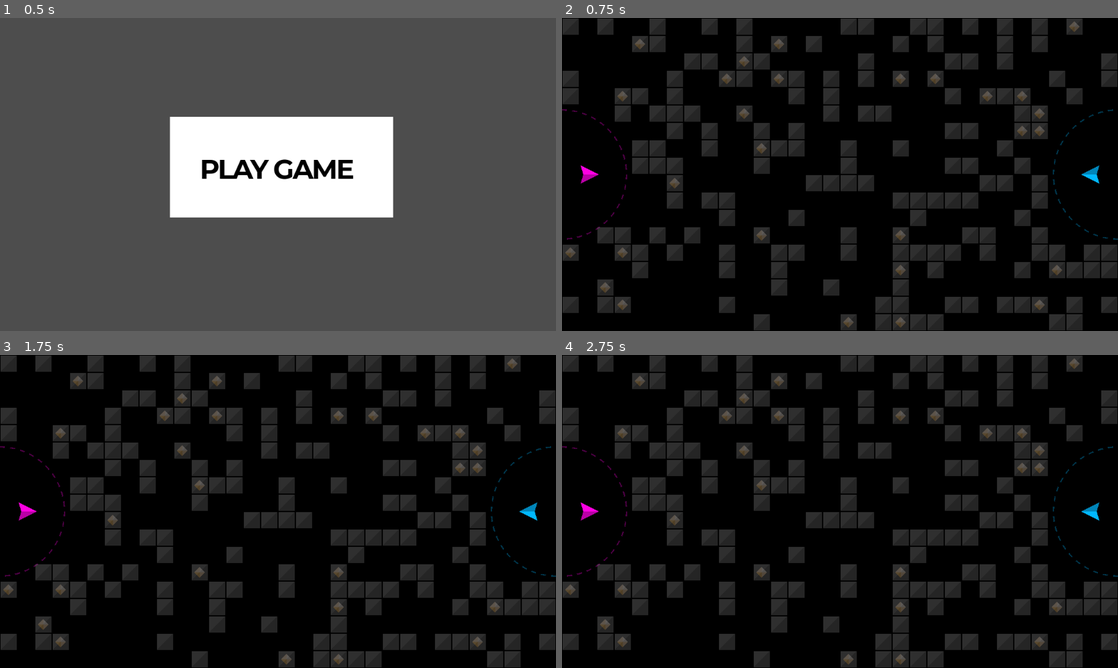
Above: before the commit, frames 1-4 (two rows, left to right).
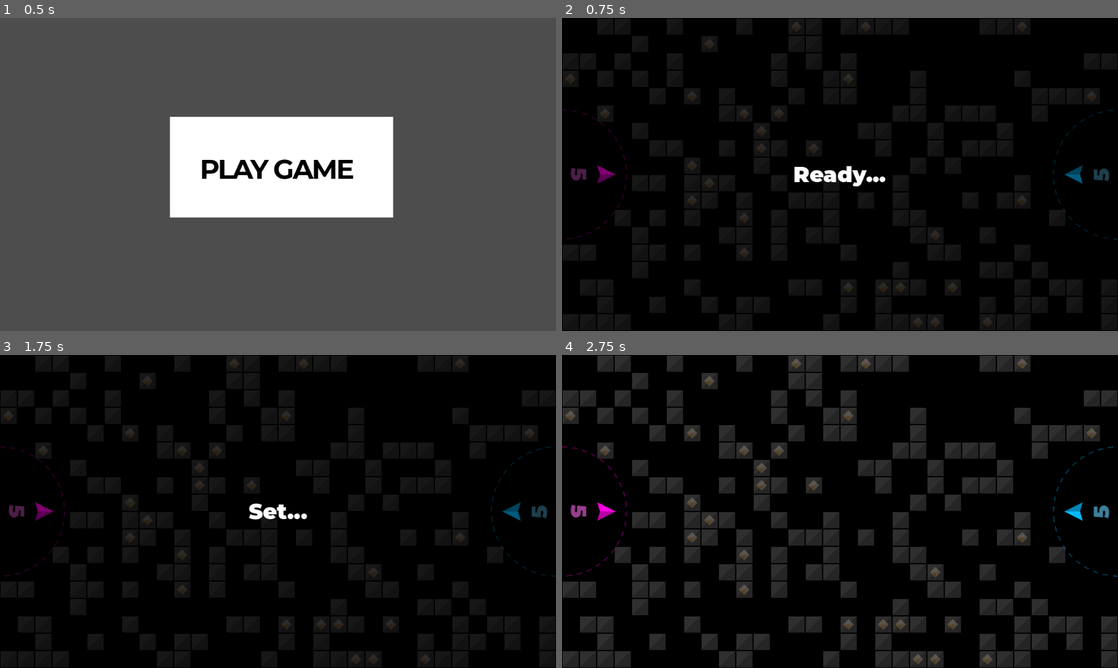
Above: after the commit, the same moments.

Repository: outrightmental/Blockbusters
Game: Godot game, scene res://scenes/main.tscn
Two runs of this game, one before a commit and one after it. Both use one fixed random seed, a clock stepped at 60 frames per second and the inputs below.
Inputs (mouse positions are in pixels of both pictures, inside the frame that each line leads up to):
- Up to frame 1 (0.5 s): no input
- Up to frame 2 (0.75 s): click (845, 165) at 0.5 s
- Up to frame 3 (1.75 s): tap Enter (ui_accept) at 1.25, 1.52 s; hold Right (ui_right) from 1.28 s (still down)
- Up to frame 4 (2.75 s): tap Enter (ui_accept) at 2, 2.27 s; release Right (ui_right) at 2.03 s; hold Down (ui_down) from 2.03 s (still down)

Frame 1 is identical in both runs. In frame 2, 20% of the frame differs, in the area x 0-100%, y 0-100%; in frame 3, 20%; in frame 4, 37%.

Commit message:
Scoring (#25)
- Each player starts with a score of 5 which is displayed on their side facing them
- Firing a projectile costs a player 1 point
- If a player has only 1 point, they cannot fire a projectile -- some kind of error visual/sound happens to indicate this
- Ship collects gems and delivers them to home for 2 points each -- visual confirmation of point scored
- If player sends a projectile that explodes within radius to disable the other player's ship, or their own ship, the player responsible for sending the projectile loses 3 points
- First player to 10 points wins
- First player to 0 points loses

Diff:
--- a/global/config.gd
+++ b/global/config.gd
@@ -14,4 +14,5 @@
 const PLAYER_SHIP_PROJECTILE_EXPLOSIVE_ACCELERATION: float     = 500.0
 const PLAYER_SHIP_PROJECTILE_EXPLOSIVE_MAX_VELOCITY: float     = 2000.0
 # player initial score
-const PLAYER_INITIAL_SCORE: int = 0
+const PLAYER_INITIAL_SCORE: int = 5
+const PLAYER_VICTORY_SCORE: int = 10
--- /dev/null
+++ b/global/game.gd
@@ -0,0 +1,59 @@
+extends Node
+
+# All available signals -- use these constants to reference them to avoid typos
+signal reset_game
+signal update_score(score: Dictionary)
+signal player_did_launch_projectile(player_num: int)
+signal player_did_collect_gem(player_num: int)
+signal player_did_harm(player_num: int)
+
+# Keeping track of the score
+@onready var score: Dictionary = {
+									 1: 0,
+									 2: 0,
+								 }
+
+
+# Check if the player can launch a projectile
+func player_can_launch_projectile(player_num: int) -> bool:
+	if score.has(player_num):
+		return score[player_num] > 1
+	else:
+		print("No score found for player_num: ", player_num)
+		return false
+
+
+func _ready() -> void:
+	reset_game.connect(_do_reset_game)
+	player_did_launch_projectile.connect(_on_player_launch_projectile)
+	player_did_collect_gem.connect(_on_player_collect_gem)
+	player_did_harm.connect(_on_player_harm)
+
+
+func _do_reset_game() -> void:
+	score[1] = Config.PLAYER_INITIAL_SCORE
+	score[2] = Config.PLAYER_INITIAL_SCORE
+	print("[GAME] Resetting game score to: ", score)
+	_update()
+
+
+func _on_player_launch_projectile(player_num: int) -> void:
+	score[player_num] = clamp(score[player_num] - 1, 0, Config.PLAYER_VICTORY_SCORE)
+	print("[GAME] Player %d launched projectile, new score: %d" % [player_num, score[player_num]])
+	_update()
+
+
+func _on_player_collect_gem(player_num: int) -> void:
+	score[player_num] = clamp(score[player_num] + 2, 0, Config.PLAYER_VICTORY_SCORE)
+	print("[GAME] Player %d collected gem, new score: %d" % [player_num, score[player_num]])
+	_update()
+
+
+func _on_player_harm(player_num: int) -> void:
+	score[player_num] = clamp(score[player_num] - 3, 0, Config.PLAYER_VICTORY_SCORE)
+	print("[GAME] Player %d did harm, new score: %d" % [player_num, score[player_num]])
+	_update()
+
+
+func _update():
+	update_score.emit(score)
--- a/global/scoring.gd
+++ /dev/null
@@ -1,28 +0,0 @@
-extends Node
-
-# Keeping track of the score
-@onready var score: Dictionary = {
-									 1: 0,
-									 2: 0,
-								 }
-
-
-func _ready() -> void:
-	SignalBus.reset_game.connect(_do_reset_game)
-	SignalBus.projectile_explosive_launched.connect(_on_projectile_explosive_launched)
-
-
-func _do_reset_game() -> void:
-	score[1] = Config.PLAYER_INITIAL_SCORE
-	score[2] = Config.PLAYER_INITIAL_SCORE
-	print("[SCORE] Did reset game")
-	_update()
-
-
-func _on_projectile_explosive_launched(player_num: int) -> void:
-	score[player_num] -= 1
-	_update()
-
-
-func _update():
-	SignalBus.update_score.emit(score)
--- a/global/signal_bus.gd
+++ /dev/null
@@ -1,6 +0,0 @@
-extends Node
-
-# All available signals -- use these constants to reference them to avoid typos
-signal reset_game
-signal update_score(score: Dictionary)
-signal projectile_explosive_launched(player_num: int, projectile: Node)
--- a/models/block/block.gd
+++ b/models/block/block.gd
@@ -4,6 +4,7 @@
 # Constants
 const BREAK_APART_VELOCITY: int = 50
 const INNER_GEM_ALPHA: float    = 0.3
+const LINEAR_DAMP: float        = 0.1
 # Variables
 var gem: Node = null
 
@@ -13,6 +14,7 @@
 
 # Called when the node enters the scene tree for the first time.
 func _ready() -> void:
+	set_linear_damp(LINEAR_DAMP)
 	if has_gem:
 		_add_gem()
 	pass
--- a/models/effect/explosion.gd
+++ b/models/effect/explosion.gd
@@ -1,11 +1,15 @@
 extends Node2D
 
+# Player number to identify the projectile
+@export var player_num: int = 0
+# Constants
+const LIFETIME_MSEC: int           = 200
+const CRITICAL_RADIUS_RATIO: float = 0.38
+const EXPLOSION_FORCE: int         = 5000
+# Variables
 var instantiated_at_ticks_msec: float = 0.0
 var explosive_radius: float           = 0.0
 var critical_radius: float            = 0.0
-const LIFETIME_MSEC: int              = 200
-const CRITICAL_RADIUS_RATIO: float    = 0.38
-const EXPLOSION_FORCE: int            = 5000
 
 
 # Called when the node enters the scene tree for the first time.
@@ -23,7 +27,7 @@
 	if body is Block and diff.length() <= critical_radius:
 		body.do_break()
 	if body is Ship and diff.length() <= critical_radius:
-		body.do_disable()
+		body.do_disable(player_num)
 
 
 # Called every frame. 'delta' is the elapsed time since the previous frame.
--- a/models/player/home.gd
+++ b/models/player/home.gd
@@ -18,6 +18,7 @@
 # Called when another body enters the collission area
 func _on_body_entered(body: Node2D) -> void:
 	if body is Gem:
+		Game.player_did_collect_gem.emit(player_num)
 		body.queue_free()
 	pass
 
--- a/models/player/projectile_explosive.gd
+++ b/models/player/projectile_explosive.gd
@@ -1,7 +1,7 @@
 class_name ProjectileExplosive
 extends Collidable
 
-# Player number to identify the ship
+# Player number to identify the projectile
 @export var player_num: int = 0
 
 
@@ -23,6 +23,7 @@
 func _on_body_entered(_other: Node) -> void:
 	var explosion: Node = preload("res://models/effect/explosion.tscn").instantiate()
 	explosion.position = position
+	explosion.player_num = player_num
 	explosion.set_owner(owner)
 	self.get_parent().call_deferred("add_child", explosion)
 	# Remove this projectile from the stage
--- /dev/null
+++ b/models/player/score.gd
@@ -0,0 +1,38 @@
+class_name Score
+extends Node2D
+
+# Constants
+const COLOR_SV_RATIO: float = 0.6
+
+
+# Player number to identify the home
+@export var player_num: int = 0
+
+
+# Called when the node enters the scene tree for the first time.
+func _ready() -> void:
+	Game.update_score.connect(_on_update_score)
+	_set_color()
+
+
+# Set the colors of the ship based on player_num
+func _set_color() -> void:
+	if player_num in Config.PLAYER_COLORS:
+		$Text.set("theme_override_colors/default_color",Util.color_at_sv_ratio(Config.PLAYER_COLORS[player_num][0], COLOR_SV_RATIO))
+	else:
+		print("No colors found for player_num: ", player_num)
+	pass
+
+
+# Update the score for this player
+func _on_update_score(score: Dictionary) -> void:
+	if score.has(player_num):
+		$Text.set_text(str(score[player_num]))
+	else:
+		print("No score found for player_num: ", player_num)
+	pass
+
+
+# Called every frame. 'delta' is the elapsed time since the previous frame.
+func _process(_delta: float) -> void:
+	pass
--- /dev/null
+++ b/models/player/score.tscn
@@ -0,0 +1,19 @@
+[gd_scene load_steps=3 format=3 uid="uid://b8eby70l6c6qs"]
+
+[ext_resource type="Script" uid="uid://cidkugf8p5y7" path="res://models/player/score.gd" id="1_7070a"]
+[ext_resource type="FontFile" uid="uid://dblvrdtyp1jsa" path="res://assets/fonts/Montserrat/static/Montserrat-Black.ttf" id="2_7070a"]
+
+[node name="Score" type="Node2D"]
+script = ExtResource("1_7070a")
+
+[node name="Text" type="RichTextLabel" parent="."]
+offset_left = -42.0
+offset_top = -27.0
+offset_right = 42.0
+offset_bottom = 27.0
+theme_override_colors/default_color = Color(1, 1, 1, 1)
+theme_override_fonts/normal_font = ExtResource("2_7070a")
+theme_override_font_sizes/normal_font_size = 40
+text = "0"
+horizontal_alignment = 1
+vertical_alignment = 1
--- a/models/player/ship.gd
+++ b/models/player/ship.gd
@@ -1,8 +1,8 @@
 class_name Ship
 extends Collidable
 
-const FORCE_AMOUNT: int             = 500
-const LINEAR_DAMP: int              = 1
+const FORCE_AMOUNT: int             = 200
+const LINEAR_DAMP: float            = 0.9
 const TARGET_ROTATION_FACTOR: float = 10
 const DISABLED_MSEC: int            = 3000
 const DISABLED_SV_RATIO: float      = 0.38
@@ -129,10 +129,11 @@
 
 
 # Called when the ship is disabled
-func do_disable() -> void:
+func do_disable(responsible_player_num: int) -> void:
 	is_disabled = true
 	disabled_at_ticks_msec = Time.get_ticks_msec()
 	_set_colors(DISABLED_SV_RATIO)
+	Game.player_did_harm.emit(responsible_player_num)
 	pass
 
 
@@ -148,6 +149,8 @@
 func _do_launch_projectile_explosive() -> void:
 	if Time.get_ticks_msec() - projectile_explosive_start_ticks_msec < Config.PLAYER_SHIP_PROJECTILE_EXPLOSIVE_COOLDOWN_MSEC:
 		return
+	if not Game.player_can_launch_projectile(player_num):
+		return
 	projectile_explosive_start_ticks_msec = Time.get_ticks_msec()
 	var rotation_vector: Vector2 = Vector2(cos(actual_rotation), sin(actual_rotation))
 	var projectile: Node         = preload("res://models/player/projectile_explosive.tscn").instantiate()
@@ -159,7 +162,7 @@
 	projectile.player_num = player_num
 	self.get_parent().call_deferred("add_child", projectile)
 	# Emit a signal to notify that the projectile explosive was launched
-	SignalBus.projectile_explosive_launched.emit(projectile)
+	Game.player_did_launch_projectile.emit(player_num)
 
 
 # Called when the ship is instantiated
--- a/project.godot
+++ b/project.godot
@@ -18,8 +18,7 @@
 [autoload]
 
 Config="*res://global/config.gd"
-Scoring="*res://global/scoring.gd"
-SignalBus="*res://global/signal_bus.gd"
+Game="*res://global/game.gd"
 Util="*res://global/util.gd"
 
 [display]
--- a/scenes/play_game.gd
+++ b/scenes/play_game.gd
@@ -5,31 +5,110 @@
 	BLOCK,
 	GEM,
 }
+# Enum for whether Player 1 wins, Player 2 wins, or a draw
+enum GameResult {
+	PLAYER_1_WINS,
+	PLAYER_2_WINS,
+	DRAW,
+}
 # Constants
 # Spawn blocks in a grid pattern, 32 blocks wide and 18 blocks tall, starting at (16, 16) and spaced 32 pixels apart
 # The blocks are 32x32 pixels, so the grid is 1024x576 pixels
-const GRID_COLS: int             = 32
-const GRID_COUNT_MAX: int        = GRID_COLS * GRID_ROWS
-const GRID_ROWS: int             = 18
-const HOME_CLEARANCE_RADIUS: int = 130
-const BLOCK_CENTER: int          = BLOCK_SIZE/2
-const BLOCK_COUNT_MAX: int       = GRID_COUNT_MAX * BLOCK_COUNT_RATIO
-const BLOCK_COUNT_RATIO: float   = 0.3 # ratio of the grid that is filled with blocks
-const BLOCK_SIZE: int            = 32
-const GEM_COUNT_RATIO: float     = 0.05 # ratio of the grid that is filled with gems
-const GEM_COUNT_MAX: int         = GRID_COUNT_MAX * GEM_COUNT_RATIO
+const GRID_COLS: int                  = 32
+const GRID_COUNT_MAX: int             = GRID_COLS * GRID_ROWS
+const GRID_ROWS: int                  = 18
+const HOME_CLEARANCE_RADIUS: int      = 130
+const BLOCK_CENTER: int               = floori(BLOCK_SIZE * 0.5)
+const BLOCK_COUNT_MAX: int            = floori(GRID_COUNT_MAX * BLOCK_COUNT_RATIO)
+const BLOCK_COUNT_RATIO: float        = 0.3 # ratio of the grid that is filled with blocks
+const BLOCK_SIZE: int                 = 32
+const GEM_COUNT_RATIO: float          = 0.05 # ratio of the grid that is filled with gems
+const GEM_COUNT_MAX: int              = floori(GRID_COUNT_MAX * GEM_COUNT_RATIO)
+const GAME_START_COUNTER_DELAY: float = 1.0
+const GAME_OVER_DELAY: float          = 2.5
+const MODAL_NEUTRAL_TEXT_COLOR: Color = Color(1, 1, 1, 1)
 # Variables
-var grid: Dictionary = {}
-var block_count: int = 0
-var gem_count: int   = 0
+var grid: Dictionary           = {}
+var block_count: int           = 0
+var gem_count: int             = 0
+var started_at_ticks_msec: int = 0
 
 
-# Instantiate a models/ship/ship.gd for each player, so set player_num = 1 or 2 respectively, and Player 1 is 10% in from the left, vertical center, and Player 2 is 10% in from the right, vertical center.
+# Called when the node enters the scene tree for the first time.
 func _ready() -> void:
-	SignalBus.reset_game.emit()
+	Game.update_score.connect(_on_update_score)
+	started_at_ticks_msec = Time.get_ticks_msec()
+	# Create the board before resetting the game (so that scores update on the board)
+	_create_board()
+	# Reset the game
+	Game.reset_game.emit()
+	# Countdown and then start the game
+	_show_modal("Ready...", MODAL_NEUTRAL_TEXT_COLOR)
+	await get_tree().create_timer(GAME_START_COUNTER_DELAY).timeout
+	_show_modal("Set...", MODAL_NEUTRAL_TEXT_COLOR)
+	await get_tree().create_timer(GAME_START_COUNTER_DELAY).timeout
+	_hide_modal()
+	pass
+
+
+# Called every frame. 'delta' is the elapsed time since the previous frame.
+func _process(_delta: float) -> void:
+	# if the escape key is pressed, navigate to this scene to reset the game
+	if Input.is_action_just_pressed('ui_cancel'):
+		get_tree().change_scene_to_file('res://scenes/play_game.tscn')
+		return
+
+
+# Show the game over modal for some time, then go back to main screen
+func _game_over(result: GameResult) -> void:
+	$Modal.show()
+	get_tree().paused = true
+	match result:
+		GameResult.PLAYER_1_WINS:
+			_show_modal("Player 1 wins!", Config.PLAYER_COLORS[1][0])
+		GameResult.PLAYER_2_WINS:
+			_show_modal("Player 2 wins!", Config.PLAYER_COLORS[2][0])
+		GameResult.DRAW:
+			_show_modal("Draw!", MODAL_NEUTRAL_TEXT_COLOR)
+	await get_tree().create_timer(GAME_OVER_DELAY).timeout
+	_hide_modal()
+	get_tree().change_scene_to_file('res://scenes/main.tscn')
+	pass
+
+
+# Show the modal with the given text and color
+func _show_modal(text: String, color: Color) -> void:
+	$Modal.show()
+	$Modal/Text.text = text
+	$Modal/Text.set("theme_override_colors/default_color", color)
+	get_tree().paused = true
+
+
+# Hide the modal
+func _hide_modal() -> void:
+	$Modal.hide()
+	get_tree().paused = false
+
+
+# When score is updated
+func _on_update_score(score: Dictionary) -> void:
+	if score[2] == 0 or score[1] == Config.PLAYER_VICTORY_SCORE:
+		_game_over(GameResult.PLAYER_1_WINS)
+	elif score[1] == 0 or score[2] == Config.PLAYER_VICTORY_SCORE:
+		_game_over(GameResult.PLAYER_2_WINS)
+	elif score[1] == Config.PLAYER_VICTORY_SCORE and score[2] == Config.PLAYER_VICTORY_SCORE:
+		_game_over(GameResult.DRAW)
+
+
+# Create the board with blocks and gems, and spawn player homes, ships, and scores
+# Instantiate a models/ship/ship.gd for each player, so set player_num = 1 or 2 respectively
+# Player 1 is 10% in from the left, vertical center, and Player 2 is 10% in from the right, vertical center.
+func _create_board() -> void:
 	var viewport_size: Vector2 = get_viewport().get_visible_rect().size
-	_spawn_player_ship(1, Vector2(viewport_size.x * 0.05, viewport_size.y * 0.5), 0)
-	_spawn_player_ship(2, Vector2(viewport_size.x * 0.95, viewport_size.y * 0.5), PI)
+	_spawn_player_ship(1, Vector2(viewport_size.x * 0.08, viewport_size.y * 0.5), 0)
+	_spawn_player_ship(2, Vector2(viewport_size.x * 0.92, viewport_size.y * 0.5), PI)
+	_spawn_player_score(1, Vector2(viewport_size.x * 0.03, viewport_size.y * 0.5), PI/2)
+	_spawn_player_score(2, Vector2(viewport_size.x * 0.97, viewport_size.y * 0.5), -PI/2)
 	var player_home_1: Home            = _spawn_player_home(1, Vector2(0, viewport_size.y * 0.5), 0)
 	var player_home_2: Home            = _spawn_player_home(2, Vector2(viewport_size.x, viewport_size.y * 0.5), PI)
 	var home_positions: Array[Vector2] = [player_home_1.position, player_home_2.position]
@@ -51,10 +130,8 @@
 
 	for x in range(GRID_COLS):
 		for y in range(GRID_ROWS):
-			if grid[x].has(y):
+			if grid.has(x) and grid[x].has(y):
 				_spawn_block(_grid_position(x, y), grid[x][y] == GridType.GEM)
-
-	pass
 
 
 func _is_clear_of_all(distance: int, source: Vector2, targets: Array[Vector2]) -> bool:
@@ -94,6 +171,17 @@
 	return home_scene
 
 
+# Spawn a player score at the given position and rotation
+func _spawn_player_score(num: int, start_position: Vector2, start_rotation: float) -> Score:
+	var score_scene: Score = preload('res://models/player/score.tscn').instantiate()
+	score_scene.position = start_position
+	score_scene.player_num = num
+	score_scene.rotation = start_rotation
+	score_scene.z_index = -1
+	self.add_child(score_scene)
+	return score_scene
+
+
 func _spawn_block(start_position: Vector2, has_gem: bool) -> Node:
 	var block_scene: Block = preload('res://models/block/block.tscn').instantiate()
 	block_scene.position = start_position
--- a/scenes/play_game.tscn
+++ b/scenes/play_game.tscn
@@ -1,6 +1,7 @@
-[gd_scene load_steps=4 format=3 uid="uid://bgvuuvhomj1ox"]
+[gd_scene load_steps=5 format=3 uid="uid://bgvuuvhomj1ox"]
 
 [ext_resource type="Script" uid="uid://b3ywa5gtd7j2q" path="res://scenes/play_game.gd" id="1_s826b"]
+[ext_resource type="FontFile" uid="uid://dblvrdtyp1jsa" path="res://assets/fonts/Montserrat/static/Montserrat-Black.ttf" id="2_4xfa0"]
 
 [sub_resource type="RectangleShape2D" id="RectangleShape2D_4dcan"]
 size = Vector2(1024, 16)
@@ -31,7 +32,27 @@
 position = Vector2(1032, 288)
 shape = SubResource("RectangleShape2D_xet8o")
 
-[node name="ColorRect" type="ColorRect" parent="."]
+[node name="Modal" type="Node2D" parent="."]
+visible = false
+z_index = 100
+
+[node name="Text" type="RichTextLabel" parent="Modal"]
+offset_right = 1024.0
+offset_bottom = 576.0
+theme_override_colors/default_color = Color(1, 1, 1, 1)
+theme_override_fonts/normal_font = ExtResource("2_4xfa0")
+theme_override_font_sizes/normal_font_size = 40
+text = "Get Ready! "
+horizontal_alignment = 1
+vertical_alignment = 1
+
+[node name="Base" type="ColorRect" parent="Modal"]
+z_index = -10
+offset_right = 1024.0
+offset_bottom = 576.0
+color = Color(0, 0, 0, 0.501961)
+
+[node name="Background" type="ColorRect" parent="."]
 z_index = -10
 offset_right = 1024.0
 offset_bottom = 576.0
Not shown, added: global/game.gd.uid
Not shown, removed: global/scoring.gd.uid
Not shown, removed: global/signal_bus.gd.uid
Not shown, added: models/player/score.gd.uid
